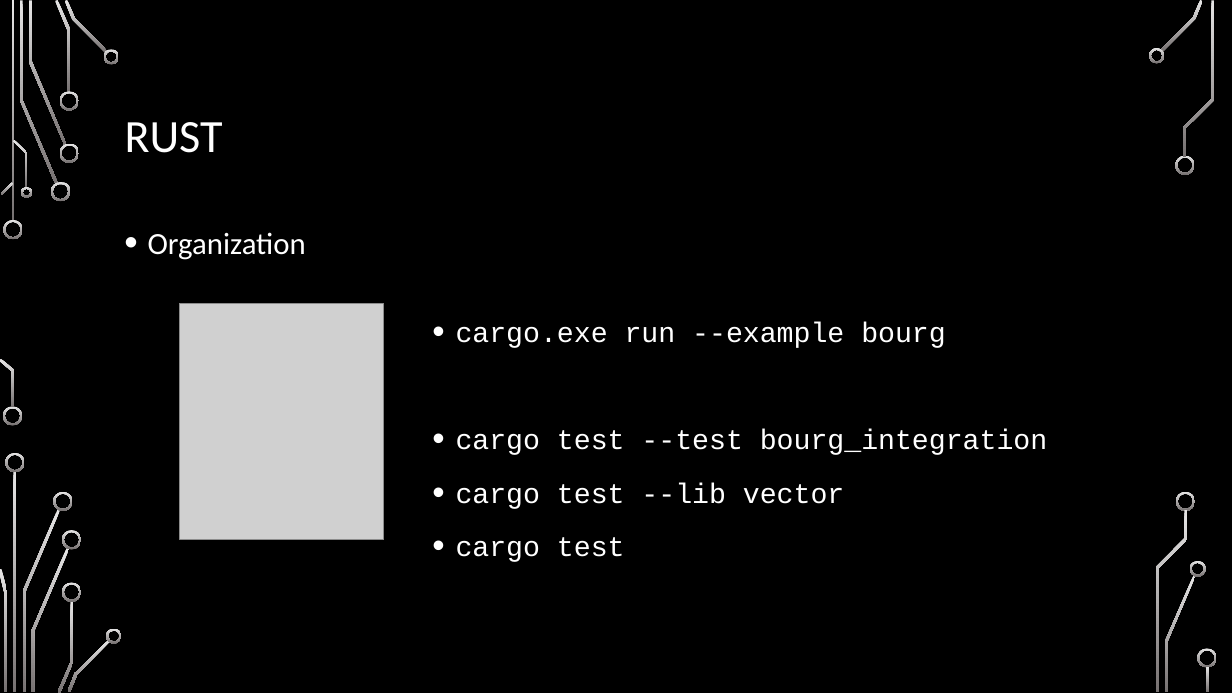
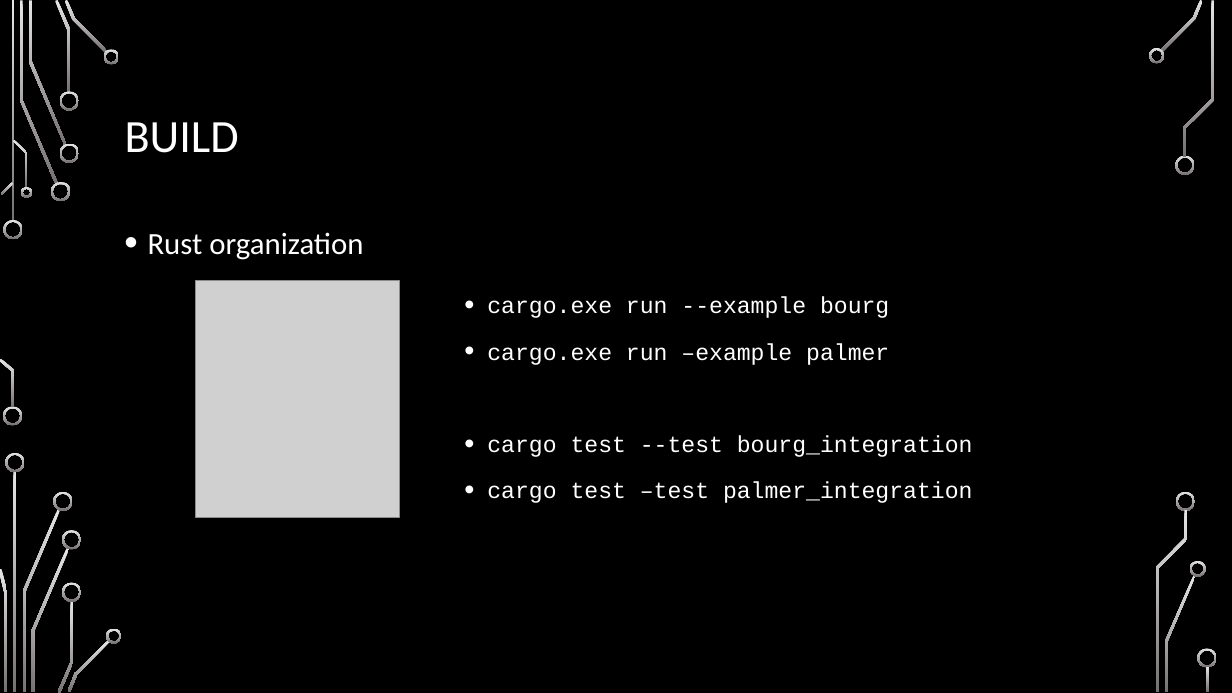
Before and after one commit to chaddw/ECS-Rust-FlightDynamics, a slide deck: slide 11 of Defense.pptx (slide 8 before the commit). Drawn at 1232x693 pixels with LibreOffice and Linux fonts; fonts in the diff are those of the drawing; grey boxes stand for pictures; background and template pictures are left out. Boxes give left, top, right and bottom in pixels: in the first picture for what was removed or moved away, otherwise in the second. Text is boxed around its words. In the diff, an @@ line names an element or a change of style, - is before the commit and + after.

```diff
--- a/Defense.pptx
+++ b/Defense.pptx
@@ title at <box>125,122,239,153</box>: text changed @@
-RUST
+BUILD
@@ text at <box>148,232,363,260</box>: text changed @@
-• Organization
+• Rust organization
@@ picture: place and size @@
-picture at <box>180,303,384,540</box>
+picture at <box>196,281,400,518</box>
@@ text "cargo.exe run --example bourg": place and size @@
-text "cargo.exe run --example bourg" at <box>456,322,1047,562</box>
+text "cargo.exe run --example bourg" at <box>487,297,973,503</box>
@@ text at <box>487,297,973,457</box>: size 22 to 18 pt in "cargo.exe run --example bourg", "cargo test --test bourg_integration" @@
@@ text at <box>487,343,889,365</box>: paragraph added @@
+• cargo.exe run –example palmer
@@ text at <box>487,481,973,503</box>: text changed; size 22 to 18 pt @@
-• cargo test --lib vector
-• cargo test
+• cargo test –test palmer_integration
```
Also in this commit, not shown: 12 other slides changed, 5 slides added, 2 slides removed.
